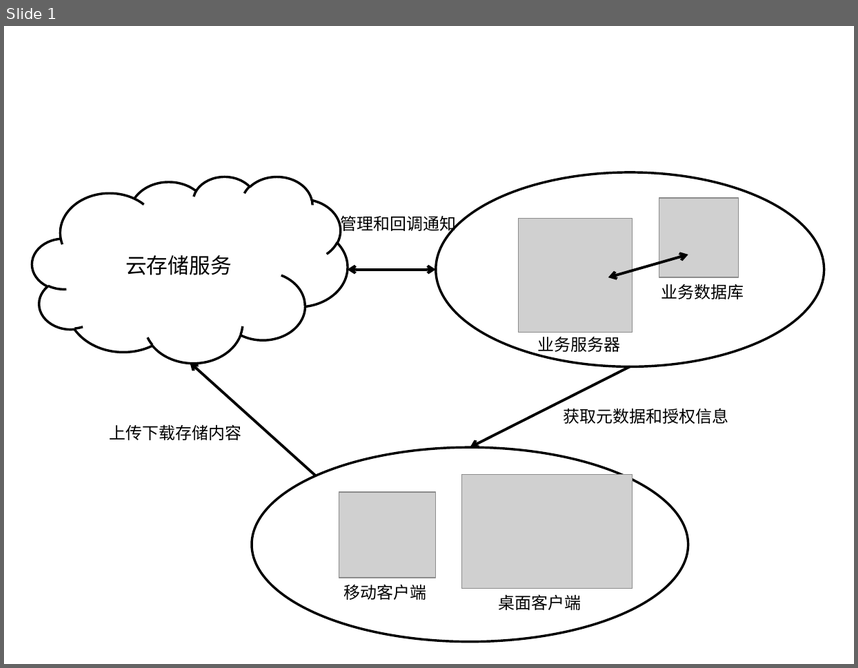
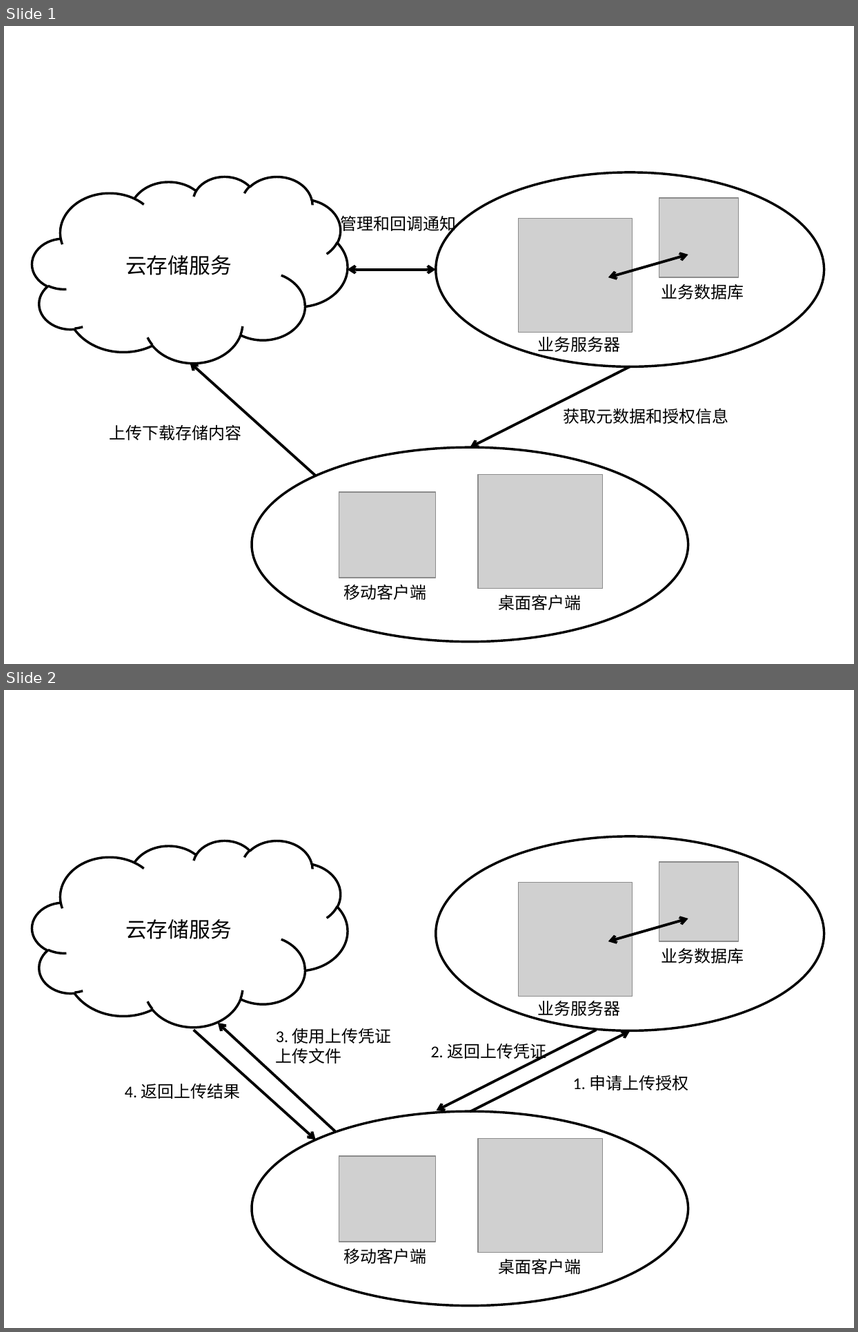
Before and after one commit to icattlecoder/docs.qiniu.com, a slide deck: api/overview/images/programming-model.pptx. Shown one above the other, each under a label of ours: slide 1 before the commit, slides 1 and 2 after it. The pictures are 858x668 and 858x1332 pixels, drawn with LibreOffice and Linux fonts; fonts in the diff are those of the drawing; grey boxes stand for pictures. Boxes give left, top, right and bottom in pixels: in the first picture for what was removed or moved away, otherwise in the second. Text is boxed around its words. In the diff, an @@ line names an element or a change of style, - is before the commit and + after.

```diff
--- a/api/overview/images/programming-model.pptx
+++ b/api/overview/images/programming-model.pptx
@@ slide 2 added at [4,690,854,1328], background #FFFFFF @@
@@ cloud added at [32,840,348,1027], fill #FFFFFF, outline #000000 2 pt, 18 pt, text #000000 @@
+云存储服务
@@ ellipse added at [436,836,824,1030], fill #FFFFFF, outline #000000 2 pt @@
@@ picture added at [660,862,738,940] @@
@@ picture added at [518,882,632,996] @@
@@ double arrow added from (608, 942) to (688, 918), #000000 2.25 pt @@
@@ text added at [661,948,744,963], 14 pt, text #000000 @@
+业务数据库
@@ text added at [537,1000,620,1019], 14 pt, text #000000 @@
+业务服务器
@@ arrow added from (194, 1030) to (316, 1140), #000000 2.25 pt @@
@@ arrow added from (335, 1131) to (218, 1023), #000000 2.25 pt @@
@@ text added at [276,1028,392,1063], 14 pt, text #000000 @@
+3. 使用上传凭证
+上传文件
@@ arrow added from (597, 1030) to (437, 1110), #000000 2.25 pt @@
@@ arrow added from (470, 1112) to (630, 1031), #000000 2.25 pt @@
@@ text added at [431,1043,546,1062], 14 pt, text #000000 @@
+2. 返回上传凭证
@@ text added at [573,1075,688,1090], 14 pt, text #000000 @@
+1. 申请上传授权
@@ text added at [125,1083,241,1098], 14 pt, text #000000 @@
+4. 返回上传结果
@@ ellipse added at [252,1111,688,1305], fill #FFFFFF, outline #000000 2 pt @@
@@ picture added at [478,1138,604,1252] @@
@@ picture added at [339,1156,436,1242] @@
@@ text added at [343,1248,426,1263], 14 pt, text #000000 @@
+移动客户端
@@ text added at [499,1258,582,1274], 14 pt, text #000000 @@
+桌面客户端
@@ slide 1 changed as well @@
@@ picture: place and size @@
-picture at [461,474,632,588]
+picture at [478,474,604,588]
```
Also in this commit, not shown: 47 other files.
